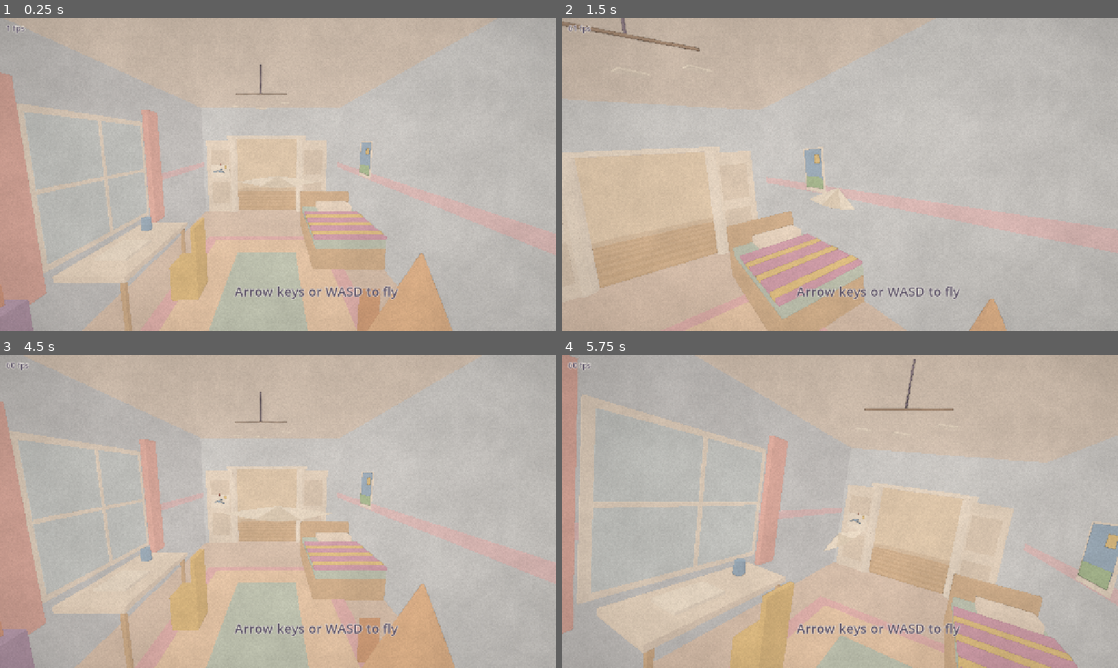
Above: before the commit, frames 1-4 (two rows, left to right).
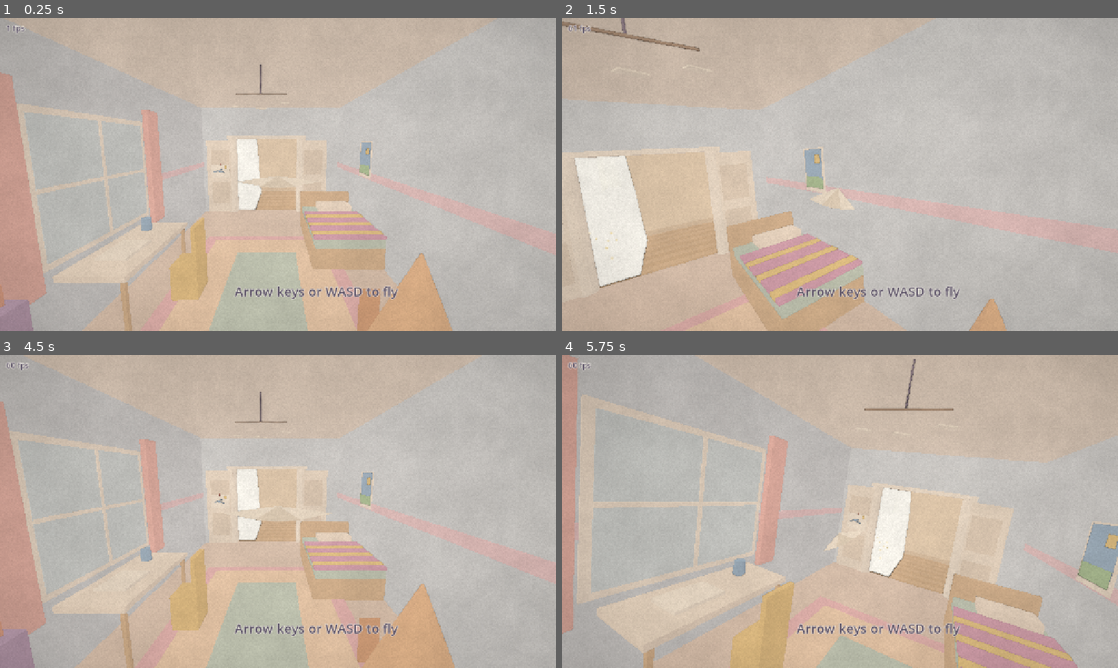
Above: after the commit, the same moments.

Repository: bartbasi/Updraft
Game: Godot game, scene res://scenes/main.tscn
Two runs of this game, one before a commit and one after it. Both use one fixed random seed, a clock stepped at 60 frames per second and the inputs below. Sound files missing from this copy of the repository are replaced by a short silence.
Inputs:
- Up to frame 1 (0.25 s): no input
- Up to frame 2 (1.5 s): hold D 0.53-1.28 s; hold S from 1.28 s (still down)
- Up to frame 3 (4.5 s): release S at 2.03 s; hold D 2.03-2.78 s; hold W 2.78-3.53 s; hold A 3.53-4.25 s; click "Fly again" at 4.25 s
- Up to frame 4 (5.75 s): hold A from 5.03 s (still down)

The runs differ from the first frame. In frame 1, 0.8% of the frame differs, in the area x 42-47%, y 38-62%; in frame 2, 3.8%, in the area x 2-16%, y 44-87%; in frame 3, 0.8%; in frame 4, 1.5%.

Commit message:
Opening section 3: the hallway sunbeam
Just past the door turn, sunlight from a tall window in the angled
landing wall falls across the floor: a warm patch, a soft shaft that
leans toward the window, dust motes rising along the light, and lift
that follows the light exactly. Same chime as other thermals. The
window is painted flush, so the angled wall still only scrapes.

The test runner now fails any test that raises an engine or script
error (a GDScript runtime error used to let a test pass silently).

Includes the designer's Phase A review (docs/review-phase-a.md) and
build notes recording deviations from the plan for sign-off.

Reviewed by code-reviewer (blocked once: shaft built before its sun
direction was set; approved after fixes).

Co-Authored-By: Claude Opus 5.5 <noreply@anthropic.com>

Diff:
--- a/scripts/course.gd
+++ b/scripts/course.gd
@@ -47,6 +47,15 @@
 const LANDING_EAST_X := 108.5
 const LANDING_SOUTH_Z := 33.0
 const GALLERY_Z := Vector2(37.0, 46.0)  ## South and north walls (inner faces).
+## Sunlight from a tall window in the angled wall warms a patch of floor just past the turn.
+const SUNBEAM_ORIGIN := Vector3(89.0, 12.5, 40.5)  ## Centre of the sunny patch on the floor.
+const SUNBEAM_SIZE := Vector3(16.0, 12.0, 11.0)
+const SUNBEAM_STRENGTH := 0.9
+## The light falls steeply from the window (toward +Z and a little +X).
+const SUNBEAM_SUN := Vector3(0.08, -0.95, 0.317)
+## The tall window in the angled wall that the sunbeam comes through (x from/to, y from/to).
+const SUNBEAM_WINDOW_X := Vector2(83.0, 93.5)
+const SUNBEAM_WINDOW_Y := Vector2(14.7, 24.9)
 ## The landing's south wall angles back to the gallery's south wall along this line (x, z).
 const TAPER_FROM := Vector2(94.0, LANDING_SOUTH_Z)
 const TAPER_TO := Vector2(79.0, GALLERY_Z.x)
@@ -125,6 +134,7 @@
 	_build_outside()
 	_add_mesh("Outside")
 
+	_add_box_zone("Sunbeam", SUNBEAM_ORIGIN, SUNBEAM_SIZE, Thermal.Look.SUNBEAM, SUNBEAM_STRENGTH, 1.12, SUNBEAM_SUN)
 	_add_thermal("RadiatorHeat", RADIATOR_THERMAL, 3.6, 7.6, Thermal.Look.WARM_AIR, 1.0, Vector3.ZERO)
 	_add_thermal("KettleSteam", KETTLE_THERMAL, 3.4, 7.0, Thermal.Look.STEAM, 1.26, Vector3(2.55, 0.45, 0.0))
 
@@ -154,6 +164,21 @@
 	t.source_offset = source
 	t.position = at
 	add_child(t)
+
+
+## Everything is set before add_child, because the zone builds its visuals in _ready.
+func _add_box_zone(zone_name: String, at: Vector3, box: Vector3, look: Thermal.Look, strength: float, pitch: float, sun := Vector3.DOWN) -> Thermal:
+	var zone := Thermal.new()
+	zone.sun_direction = sun
+	zone.name = zone_name
+	zone.shape = Thermal.Shape.BOX
+	zone.size = box
+	zone.look = look
+	zone.strength_scale = strength
+	zone.chime_pitch = pitch
+	zone.position = at
+	add_child(zone)
+	return zone
 
 
 # --- Shape helpers: draw into the current mesh, optionally with collision ---------
--- a/scripts/course_upstairs.gd
+++ b/scripts/course_upstairs.gd
@@ -194,6 +194,19 @@
 	mid -= dir * t * 0.25
 	c.box(mid, Vector3(length + t * 0.5, top - f, t), GALLERY_WALL, true, basis)
 	c.box(mid + inward * 0.27 + Vector3(0, f + 0.3 - (f + top) * 0.5, 0), Vector3(length, 0.6, 0.04), Color("e8d6bc"), false, basis)
+	# The tall window the sunbeam comes through, set into the angled wall.
+	# Painted flush on the wall with no collision, so a late turner still scrapes a flat wall.
+	var wx := Course.SUNBEAM_WINDOW_X
+	var wy := Course.SUNBEAM_WINDOW_Y
+	var along_t := ((wx.x + wx.y) * 0.5 - taper_from.x) / (taper_to.x - taper_from.x)
+	var window_mid := Vector3(lerpf(taper_from.x, taper_to.x, along_t), (wy.x + wy.y) * 0.5, lerpf(taper_from.y, taper_to.y, along_t)) + inward * 0.03
+	var width := (wx.y - wx.x) / absf(dir.x)
+	var tall := wy.y - wy.x
+	c.box(window_mid, Vector3(width, tall, 0.06), Course.TRIM, false, basis)
+	c.box(window_mid + inward * 0.04, Vector3(width - 0.6, tall - 0.6, 0.04), Color("fff4d6"), false, basis)
+	for bar in [-0.25, 0.0, 0.25]:
+		c.box(window_mid + inward * 0.07 + dir * width * bar, Vector3(0.18, tall - 0.6, 0.04), Course.TRIM, false, basis)
+	c.box(window_mid + inward * 0.07 + Vector3(0, tall * 0.15, 0), Vector3(width - 0.6, 0.18, 0.04), Course.TRIM, false, basis)
 	# Skirting along the landing.
 	c.span(Vector3(taper_from.x, f, south), Vector3(east, f + 0.6, south + 0.12), Color("e8d6bc"), false)
 	c.span(Vector3(east - 0.12, f, south), Vector3(east, f + 0.6, north), Color("e8d6bc"), false)
--- a/scripts/thermal.gd
+++ b/scripts/thermal.gd
@@ -159,8 +159,9 @@
 ## A warm patch of sunlight on the floor and a soft shaft of light rising from it back
 ## toward the sun, leaning the same way as the lift.
 func _build_sunbeam() -> void:
-	var hx := size.x * 0.5
-	var hz := size.z * 0.5
+	# Drawn 0.2 inside the zone so the light never lies exactly on a wall face.
+	var hx := size.x * 0.5 - 0.2
+	var hz := size.z * 0.5 - 0.2
 	var lean := -sun_direction.normalized() * (size.y / maxf(-sun_direction.normalized().y, 0.05))
 	var floor_corners := [Vector3(-hx, 0.03, -hz), Vector3(hx, 0.03, -hz), Vector3(hx, 0.03, hz), Vector3(-hx, 0.03, hz)]
 	var st := SurfaceTool.new()
--- a/tests/autopilot.gd
+++ b/tests/autopilot.gd
@@ -37,7 +37,7 @@
 	return PackedVector3Array([
 		Course.START, Vector3(100.0, 19.6, 51.0), Vector3(100.0, 19.3, 47.0),  # down the bedroom
 		Vector3(98.4, 19.1, 43.1), Vector3(94.5, 19.0, 41.5), Vector3(90.0, 20.0, 41.5),  # the door turn
-		Vector3(80.0, 20.5, 41.5),
+		Vector3(87.0, 22.0, 41.5), Vector3(83.0, 23.2, 41.5), Vector3(79.0, 23.8, 41.5),  # up the sunbeam
 	])
 
 
--- a/tests/run_tests.gd
+++ b/tests/run_tests.gd
@@ -16,8 +16,35 @@
 
 const TIME_LIMIT := 1200.0  ## Seconds before a stuck run gives up and fails.
 
+var _errors := ErrorCatcher.new()
+
+
+## Collects engine and script errors as they happen, so a test that hits one fails instead
+## of quietly passing. (A GDScript runtime error just stops the test function.)
+class ErrorCatcher extends Logger:
+	var _mutex := Mutex.new()
+	var _found := PackedStringArray()
+
+	func _log_error(function: String, file: String, line: int, code: String, rationale: String, _editor_notify: bool, error_type: int, _script_backtraces: Array[ScriptBacktrace]) -> void:
+		if error_type == ERROR_TYPE_WARNING:
+			return
+		_mutex.lock()
+		_found.append("%s (%s:%d %s)" % [rationale if rationale != "" else code, file.get_file(), line, function])
+		_mutex.unlock()
+
+	func _log_message(_message: String, _error: bool) -> void:
+		pass
+
+	func take() -> PackedStringArray:
+		_mutex.lock()
+		var found := _found.duplicate()
+		_found.clear()
+		_mutex.unlock()
+		return found
+
 
 func _initialize() -> void:
+	OS.add_logger(_errors)
 	create_timer(TIME_LIMIT, true, false, true).timeout.connect(func() -> void:
 		print("\nTIMED OUT after %d s" % TIME_LIMIT)
 		quit(1))
@@ -44,8 +71,11 @@
 			if not test_name.begins_with("test_") or (only != "" and not test_name.contains(only)):
 				continue
 			suite.failures.clear()
+			_errors.take()
 			await suite.call(test_name)
 			await suite.cleanup()
+			for error in _errors.take():
+				suite.failures.append("error during the test: " + error)
 			if suite.failures.is_empty():
 				passed += 1
 				print("  ok    ", test_name)
--- a/tests/test_opening.gd
+++ b/tests/test_opening.gd
@@ -291,3 +291,62 @@
 	print("        late first-timers through the turn: %d/%d (%d scraped a wall)" % [made_it, runs, scraped])
 	check(made_it >= int(runs * 0.6), "late first-time players still get through most of the time (%d/%d)" % [made_it, runs])
 	check(scraped >= 2, "and some of them really are late (%d scraped a wall)" % scraped)
+
+
+func test_sunbeam_is_the_first_lift_within_six_seconds_and_lifts_the_plane() -> void:
+	var pilot := Autopilot.new(Autopilot.course_line())
+	var game := _game(pilot.fly)
+	var plane := game.get_node("Plane") as PaperPlane
+	var entered := [-1.0, 0.0]
+	plane.entered_thermal.connect(func(z: Thermal) -> void:
+		if entered[0] < 0.0:
+			entered[0] = plane.flight_time
+			entered[1] = plane.global_position.y
+			check(z.name == "Sunbeam", "the first lift is the sunbeam, not %s" % z.name))
+	await _until_released(plane)
+	var top := 0.0
+	var climb := 0.0
+	while plane.flight_time < 12.0 and not plane.is_ended() and plane.global_position.x > 76.0:
+		await tree.physics_frame
+		top = maxf(top, plane.global_position.y)
+		if entered[0] > 0.0:
+			climb = maxf(climb, plane.model.velocity.y)
+	print("        sunbeam at %.1f s, y %.1f -> %.1f, climbing at up to %.1f u/s" % [entered[0], entered[1], top, climb])
+	check(entered[0] > 0.0 and entered[0] <= 6.5, "the sunbeam is reached within about 6 s (%.1f)" % entered[0])
+	check(top >= entered[1] + 4.0, "the sunbeam lifts the plane well (+%.1f)" % (top - entered[1]))
+	check(climb >= 3.0, "with a real lift, not a drift (peak climb %.1f u/s)" % climb)
+	check(not plane.is_ended(), "and the plane carries on")
+
+
+func test_sunbeam_light_and_motes_lean_with_the_sun() -> void:
+	var game := _game()
+	var beam := game.get_node("Course/Sunbeam") as Thermal
+	var sun := Course.SUNBEAM_SUN.normalized()
+	check(beam.sun_direction.is_equal_approx(Course.SUNBEAM_SUN), "the sunbeam has the course's sun direction")
+	var lean := -sun * (beam.size.y / -sun.y)
+	var shaft: MeshInstance3D = null
+	var motes: CPUParticles3D = null
+	for child in beam.get_children():
+		if child is MeshInstance3D:
+			shaft = child
+		elif child is CPUParticles3D:
+			motes = child
+	check(shaft != null and motes != null, "the sunbeam has a light shaft and motes")
+	if shaft == null or motes == null:
+		return
+	var arrays := shaft.mesh.surface_get_arrays(0)
+	var verts: PackedVector3Array = arrays[Mesh.ARRAY_VERTEX]
+	var uvs: PackedVector2Array = arrays[Mesh.ARRAY_TEX_UV]
+	var floor_corners := []
+	for i in verts.size():
+		if uvs[i].y < 0.5 and not floor_corners.any(func(c: Vector3) -> bool: return c.is_equal_approx(verts[i])):
+			floor_corners.append(verts[i])
+	var tops := 0
+	for i in verts.size():
+		if uvs[i].y > 0.5:
+			tops += 1
+			var below := verts[i] - lean
+			var matches := floor_corners.any(func(c: Vector3) -> bool: return c.distance_to(below) < 0.01)
+			check(matches, "each top corner of the shaft is a floor corner moved up the light (%s)" % [verts[i]])
+	check(floor_corners.size() == 4 and tops > 0, "the shaft rises from a four-cornered floor patch")
+	check(motes.direction.is_equal_approx(-sun), "the motes rise along the light (%s)" % [motes.direction])
--- a/tests/test_scoring.gd
+++ b/tests/test_scoring.gd
@@ -209,8 +209,9 @@
 	check(sinking.airspeed() > free.airspeed(), "sinking air adds speed for a dive")
 
 
-func _box_zone(at: Vector3, box: Vector3, look: Thermal.Look) -> Thermal:
+func _box_zone(at: Vector3, box: Vector3, look: Thermal.Look, sun := Vector3.DOWN) -> Thermal:
 	var zone := Thermal.new()
+	zone.sun_direction = sun  # set before the zone enters the tree and builds its visuals
 	zone.shape = Thermal.Shape.BOX
 	zone.size = box
 	zone.look = look
@@ -251,8 +252,7 @@
 
 func test_sunbeam_lift_follows_the_slanted_light() -> void:
 	var t := Tuning.new()
-	var beam := _box_zone(Vector3.ZERO, Vector3(10, 12, 6), Thermal.Look.SUNBEAM)
-	beam.sun_direction = Vector3(0.0, -1.0, 0.5)  # light travels +Z as it falls
+	var beam := _box_zone(Vector3.ZERO, Vector3(10, 12, 6), Thermal.Look.SUNBEAM, Vector3(0.0, -1.0, 0.5))  # light travels +Z as it falls
 	# Halfway up, the light (and the lift) has moved 3 units back toward the sun (-Z).
 	check(beam.vertical_air_speed(Vector3(0, 6, -3), t) > t.thermal_strength * 0.99, "full lift in the middle of the slanted beam")
 	check(beam.vertical_air_speed(Vector3(0, 6, 3), t) == 0.0, "no lift where the light isn't")
Not shown, added: docs/build-notes.md
Not shown, added: docs/review-phase-a.md
